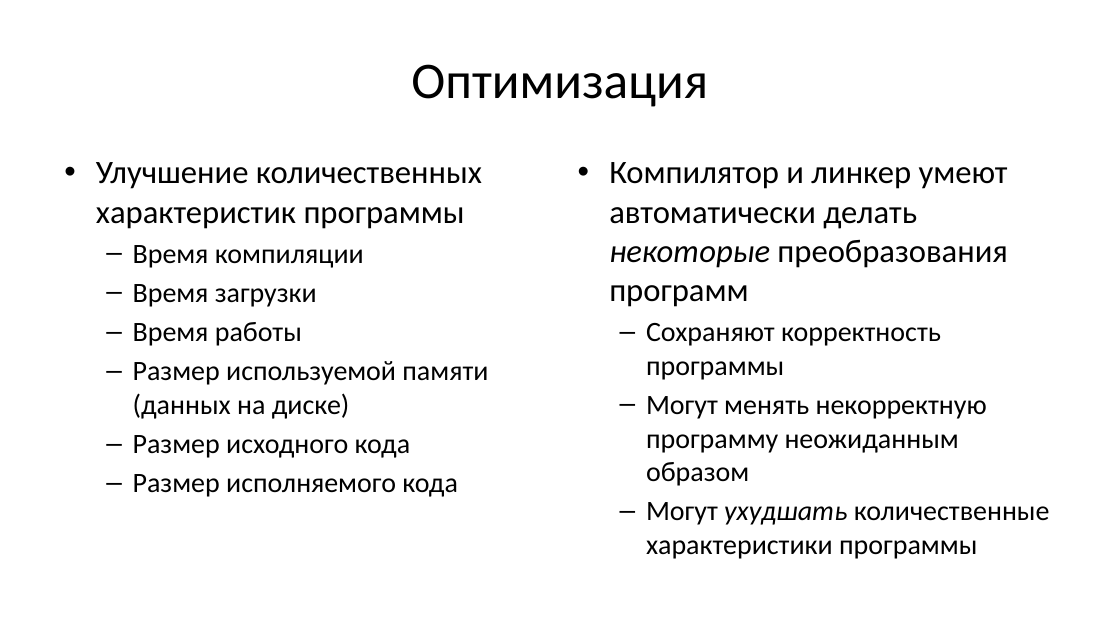
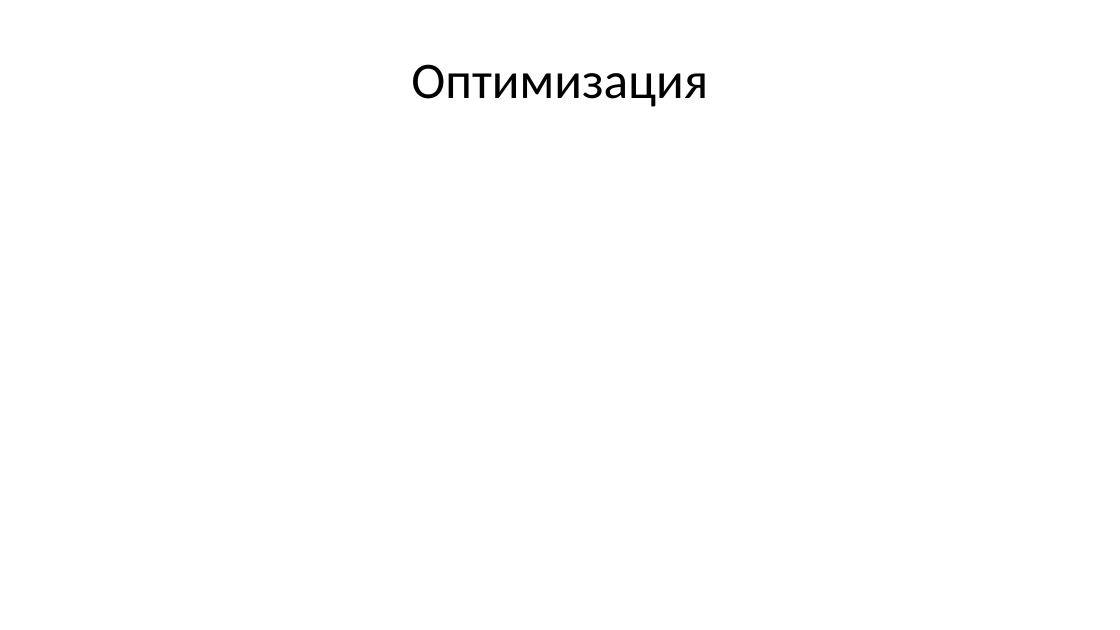
Before and after one commit to Evgueni-Petrov-aka-espetrov/Algorithms-and-Programming-in-C-pptx, a slide deck: slide 61 of 01 Понятие программы.pptx (slide 27 before the commit). Drawn at 1120x630 pixels with LibreOffice and Linux fonts; fonts in the diff are those of the drawing. Boxes give left, top, right and bottom in pixels: in the first picture for what was removed or moved away, otherwise in the second. Text is boxed around its words. In the diff, an @@ line names an element or a change of style, - is before the commit and + after.

```diff
--- a/01 Понятие программы.pptx
+++ b/01 Понятие программы.pptx
@@ text removed at [96, 162, 488, 497] @@
-• Улучшение количественных характеристик программы
-  – Время компиляции
-  – Время загрузки
-  – Время работы
-  – Размер используемой памяти (данных на диске)
-  – Размер исходного кода
-  – Размер исполняемого кода
@@ text removed at [609, 162, 1050, 559] @@
-• Компилятор и линкер умеют автоматически делать некоторые преобразования программ
-  – Сохраняют корректность программы
-  – Могут менять некорректную программу неожиданным образом
-  – Могут ухудшать количественные характеристики программы
```
Also in this commit, not shown: 13 other slides changed, 55 slides added.
